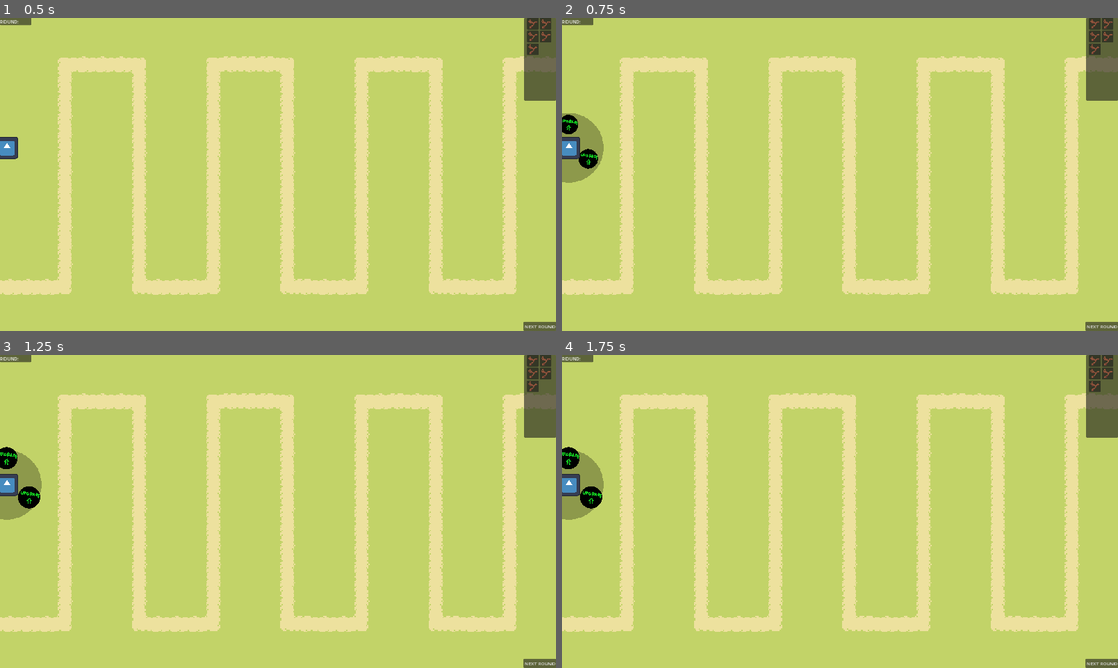
Above: before the commit, frames 1-4 (two rows, left to right).
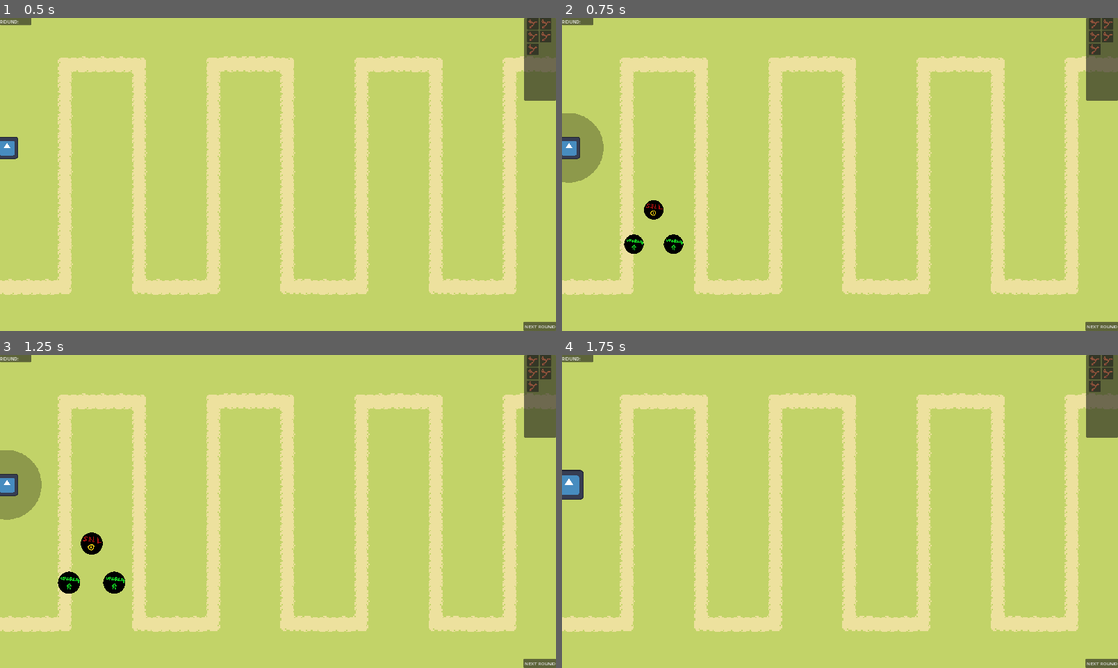
Above: after the commit, the same moments.

Repository: MindVisceral/BoneTD
Game: Godot game, scene res://Levels/Level1/Level1.tscn
The game is run twice, just before and just after one commit, with the same random seed, the same clock (stepped at 60 frames per second) and the same inputs. The engine's default icon, where the game draws it, is replaced by a stand-in: a white triangle on a blue panel in a dark square.
Inputs (mouse positions are in pixels of both pictures, inside the frame that each line leads up to; where the layout moved, square brackets give the same spot in the first picture):
- Up to frame 1 (0.5 s): no input
- Up to frame 2 (0.75 s): click (645, 221) [567, 146] at 0.5 s
- Up to frame 3 (1.25 s): no input
- Up to frame 4 (1.75 s): click (678, 583) [567, 458] at 1.25 s

Frame 1 is identical in both runs. In frame 2, 0.8% of the frame differs, in the area x 0-22%, y 30-76%; in frame 3, 1.1%; in frame 4, 1.3%, in the area x 0-8%, y 29-53%.

Commit message:
Added base Tower upgrade system

Diff:
--- a/Entities/Towers/BaseTower/BaseSelectButton.tscn
+++ b/Entities/Towers/BaseTower/BaseSelectButton.tscn
@@ -1,23 +1,6 @@
-[gd_scene load_steps=3 format=3 uid="uid://nmkmb7typgrs"]
+[gd_scene load_steps=2 format=3 uid="uid://nmkmb7typgrs"]
 
 [ext_resource type="Script" path="res://Entities/Enemies/BaseEnemy/BaseSelectButton.gd" id="1_li7ri"]
-
-[sub_resource type="GDScript" id="GDScript_116au"]
-script/source = "class_name TempTowerData
-extends Resource
-
-###-------------------------------------------------------------------------###
-##### Exported variables
-###-------------------------------------------------------------------------###
-
-## Reference to the Tower which will be spawned
-@export var tower_reference: PackedScene
-
-## How much does this Tower (tower_reference) cost to place? If the Player doesn't have
-## at least this amount of Money, they can't place this Tower.
-## This is passed down to the Tower, because the base cost is taken into account when selling.
-@export_range(1, 99999, 1) var tower_base_cost: int = 1
-"
 
 [node name="BaseSelectButton" type="Button"]
 custom_minimum_size = Vector2(40, 40)
@@ -30,7 +13,6 @@
 shortcut_feedback = false
 shortcut_in_tooltip = false
 script = ExtResource("1_li7ri")
-temptowerdata_resource = SubResource("GDScript_116au")
 tower_base_cost = null
 
 [node name="Sprite2D" type="Sprite2D" parent="."]
--- a/Entities/Towers/BaseTower/BaseTower.gd
+++ b/Entities/Towers/BaseTower/BaseTower.gd
@@ -1,5 +1,5 @@
 ## TowerRangeVisuals scale dynamically in Editor to fit tower_range_collider
-@tool
+#@tool
 class_name BaseTower
 extends StaticBody2D
 
@@ -46,19 +46,19 @@
 ## Node which rotates to face the Enemy. This way, TowerRange and TowerRangeVisuals don't rotate
 @export var rotation_pivot: Node2D
 
-## This Tower's specific UI. Used for Tower actions like upgrading and selling
-@export var tower_UI: Control
-
-
-###-------------------------------------------------------------------------###
-##### Tower cost
-###-------------------------------------------------------------------------###
-
-@export_group("Cost")
-
-## How much did this Tower cost to place?
-## This is passed down from this Tower's SelectButton, which instantiates it in the first place.
-var tower_base_cost: int = 1
+
+###-------------------------------------------------------------------------###
+##### Upgrades
+###-------------------------------------------------------------------------###
+
+@export_group("Upgrades")
+
+## When this Tower is upgraded, it will be replaced by this "upgrade_1" Tower
+@export var upgrade_1: PackedScene
+
+## When this Tower is upgraded, it will be replaced by this "upgrade_2" Tower
+@export var upgrade_2: PackedScene
+
 
 ###-------------------------------------------------------------------------###
 ##### Enemy-related Variables
@@ -120,6 +120,10 @@
 ###-------------------------------------------------------------------------###
 ##### Variable storage
 ###-------------------------------------------------------------------------###
+
+## How much did this Tower cost to place?
+## This is passed down from this Tower's SelectButton, which instantiates it in the first place.
+var tower_base_cost: int = 1
 
 ## Total amount of Money this Tower cost to place and upgrade.
 var current_cost: int = 0
@@ -371,15 +375,30 @@
 ##### Upgrade functions
 ###-------------------------------------------------------------------------###
 
-## Upgrade this Tower by one level.
-## The UpgradeButton is manually signal connected to this function.
+## Both of these functions upgrade this Tower by one level, but each option offers a different path.
+## Practically, this just instantiates a new, better Tower and deletes this Tower.
+## The right UpgradeButton is manually signal-connected to its respective function.
 func upgrade_1_tower() -> void:
-	pass
-
-## Upgrade this Tower by one level.
-## The UpgradeButton is manually signal connected to this function.
+	var replacement_upgrade_tower: BaseTower = upgrade_1.instantiate()
+
+	replacement_upgrade_tower.global_position = self.global_position
+	replacement_upgrade_tower.tower_handler = self.tower_handler
+
+	## And finally create this new "upgraded" Tower
+	tower_handler.add_child(replacement_upgrade_tower)
+	## And now we can get rid of this Tower.
+	destroy_tower()
+#
 func upgrade_2_tower() -> void:
-	pass
+	var replacement_upgrade_tower: BaseTower = upgrade_2.instantiate()
+
+	replacement_upgrade_tower.global_position = self.global_position
+	replacement_upgrade_tower.tower_handler = self.tower_handler
+
+	## And finally create this new "upgraded" Tower
+	tower_handler.add_child(replacement_upgrade_tower)
+	## And now we can get rid of this Tower.
+	destroy_tower()
 
 
 ###-------------------------------------------------------------------------###
@@ -415,6 +434,6 @@
 ##### Destroy Tower
 ###-------------------------------------------------------------------------###
 
-## For whatever reason, this Tower must be queue_free()-d. Typically if it's sold.
+## For whatever reason, this Tower must be queue_free()-d. Typically it's because it was sold.
 func destroy_tower() -> void:
 	queue_free()
--- a/Entities/Towers/BaseTower/BaseTower.tscn
+++ b/Entities/Towers/BaseTower/BaseTower.tscn
@@ -27,6 +27,12 @@
 texture = ExtResource("3_33okv")
 
 [node name="RadialTowerSelection" parent="." instance=ExtResource("2_mfmwb")]
+offset_left = 0.0
+offset_top = 0.0
+offset_right = 128.0
+offset_bottom = 128.0
+scale = Vector2(0.15, 0.15)
+buttons_rotation = 30.0
 
 [node name="Upgrade1Button" parent="RadialTowerSelection/Buttons" index="0" instance=ExtResource("3_wv075")]
 layout_mode = 0
--- a/Entities/Towers/StickGuy/StickGuy.tscn
+++ b/Entities/Towers/StickGuy/StickGuy.tscn
@@ -1,6 +1,7 @@
-[gd_scene load_steps=5 format=3 uid="uid://cqmttjx0vrf5k"]
+[gd_scene load_steps=6 format=3 uid="uid://cqmttjx0vrf5k"]
 
 [ext_resource type="PackedScene" uid="uid://u1qyk1m1yco0" path="res://Entities/Towers/BaseTower/BaseTower.tscn" id="1_s74lq"]
+[ext_resource type="PackedScene" uid="uid://cg6easuyq53ts" path="res://Entities/Towers/StickGuy/Upgrades/BatGuy/BatGuy.tscn" id="2_2jbvk"]
 [ext_resource type="PackedScene" uid="uid://c6033qphpoajv" path="res://Entities/Towers/StickGuy/StickBullet.tscn" id="2_ddlig"]
 
 [sub_resource type="CircleShape2D" id="CircleShape2D_2ixhf"]
@@ -10,20 +11,19 @@
 radius = 9.0
 
 [node name="StickGuy" instance=ExtResource("1_s74lq")]
+upgrade_1 = ExtResource("2_2jbvk")
+upgrade_2 = ExtResource("2_2jbvk")
 bullet_scene = ExtResource("2_ddlig")
 shot_delay = 0.7
 bullet_speed = 0
 bullet_piercing_amount = 9999
 
-[node name="RadialTowerSelection" parent="." index="0"]
-scale = Vector2(0.15, 0.15)
+[node name="TowerRangeVisuals" parent="." index="0"]
+visible = true
+scale = Vector2(0.46875, 0.46875)
 
 [node name="Collider" parent="TowerRange" index="0"]
 shape = SubResource("CircleShape2D_2ixhf")
-
-[node name="TowerRangeVisuals" parent="." index="2"]
-visible = true
-scale = Vector2(0.46875, 0.46875)
 
 [node name="BulletSpawnPoint" parent="RotationPivot" index="1"]
 position = Vector2(25, 0)
--- /dev/null
+++ b/Entities/Towers/StickGuy/Upgrades/BatGuy/BatGuy.tscn
@@ -0,0 +1,14 @@
+[gd_scene load_steps=2 format=3 uid="uid://cg6easuyq53ts"]
+
+[ext_resource type="PackedScene" uid="uid://u1qyk1m1yco0" path="res://Entities/Towers/BaseTower/BaseTower.tscn" id="1_43gls"]
+
+[node name="BatGuy" instance=ExtResource("1_43gls")]
+bullet_speed = 1
+bullet_damage = 5
+bullet_piercing_amount = 9999
+
+[node name="Sprite" parent="RotationPivot" index="0"]
+scale = Vector2(0.2, 0.2)
+
+[editable path="RadialTowerSelection"]
+[editable path="TowerRange"]
--- a/Levels/Level1/Level1.tscn
+++ b/Levels/Level1/Level1.tscn
@@ -521,27 +521,22 @@
 
 [node name="BaseSelectButton" parent="GUI/TemporaryGUI/TowerPlacementUI/VFlowContainer" node_paths=PackedStringArray("tower_handler") instance=ExtResource("6_4qvdn")]
 layout_mode = 2
-temptowerdata_resource = null
 tower_handler = NodePath("../../../../../TowerHandler")
 
 [node name="BaseSelectButton2" parent="GUI/TemporaryGUI/TowerPlacementUI/VFlowContainer" node_paths=PackedStringArray("tower_handler") instance=ExtResource("6_4qvdn")]
 layout_mode = 2
-temptowerdata_resource = null
 tower_handler = NodePath("../../../../../TowerHandler")
 
 [node name="BaseSelectButton3" parent="GUI/TemporaryGUI/TowerPlacementUI/VFlowContainer" node_paths=PackedStringArray("tower_handler") instance=ExtResource("6_4qvdn")]
 layout_mode = 2
-temptowerdata_resource = null
 tower_handler = NodePath("../../../../../TowerHandler")
 
 [node name="BaseSelectButton4" parent="GUI/TemporaryGUI/TowerPlacementUI/VFlowContainer" node_paths=PackedStringArray("tower_handler") instance=ExtResource("6_4qvdn")]
 layout_mode = 2
-temptowerdata_resource = null
 tower_handler = NodePath("../../../../../TowerHandler")
 
 [node name="BaseSelectButton5" parent="GUI/TemporaryGUI/TowerPlacementUI/VFlowContainer" node_paths=PackedStringArray("tower_handler") instance=ExtResource("6_4qvdn")]
 layout_mode = 2
-temptowerdata_resource = null
 tower_handler = NodePath("../../../../../TowerHandler")
 
 [node name="next_round_button" type="Button" parent="GUI/TemporaryGUI"]
--- a/UI/RadialMenu/RadialMenu.gd
+++ b/UI/RadialMenu/RadialMenu.gd
@@ -19,7 +19,7 @@
 
 ## How much all the Radial Buttons are rotated around the Main Button (in degrees).
 ## Default is -90 degrees - the first Button is right above the Main Button.
-## Positive numbers go in clockwise direction, negative go counter-clockwise
+## Positive numbers go in clockwise direction, negative go counter-clockwise.
 @export_range(-360.0, 360.0, 1) var buttons_rotation: float = -90.0
 
 ## How fast the Buttons animate in seconds. '0' is instant
--- /dev/null
+++ b/dependency_placeholder.tscn
@@ -0,0 +1,3 @@
+[gd_scene format=3 uid="uid://job5c1fiw888"]
+
+[node name="DependencyPlaceholder" type="Node2D"]
--- a/test.tscn
+++ /dev/null
@@ -1,3 +0,0 @@
-[gd_scene format=3 uid="uid://ca22kdku5ylnc"]
-
-[node name="test" type="Node2D"]
